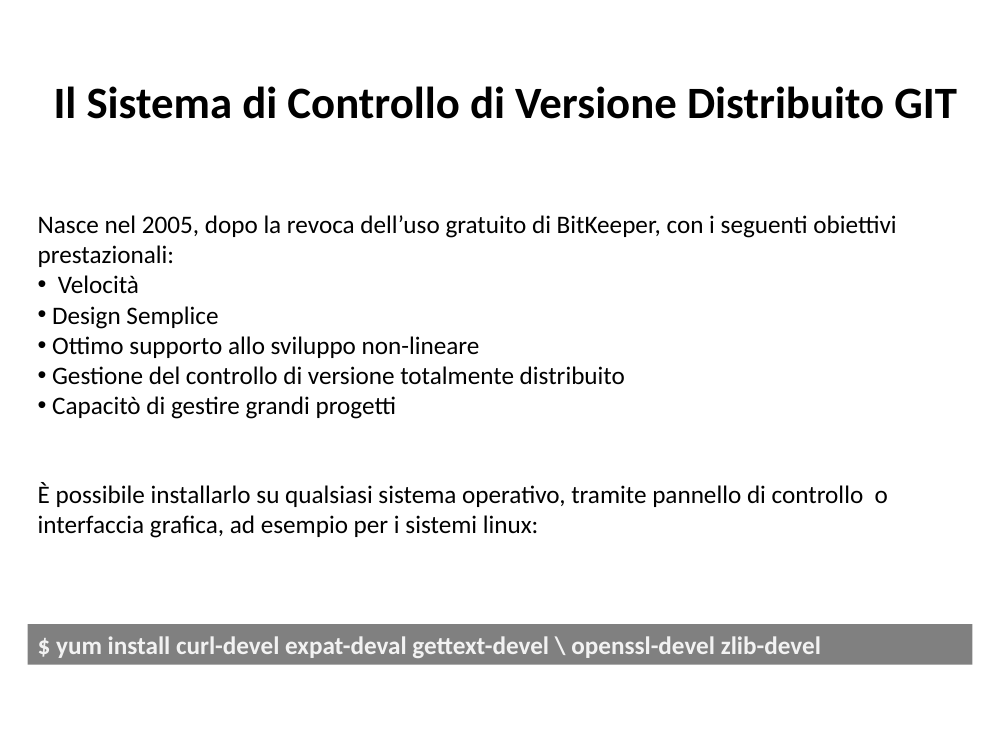
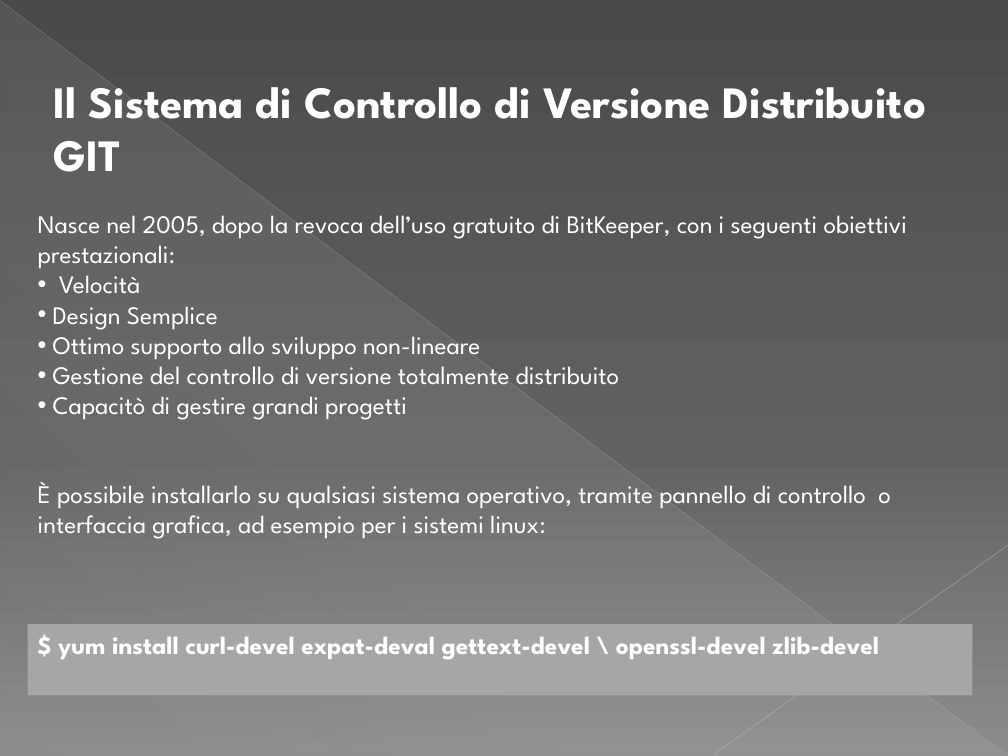
Before and after one commit to IlPep/PresentazioneLaurea, a slide deck: slide 5 of Presentazione tesi.pptx (slide 4 before the commit). Drawn at 1008x756 pixels with LibreOffice and Linux fonts; fonts in the diff are those of the drawing. Boxes give left, top, right and bottom in pixels: in the first picture for what was removed or moved away, otherwise in the second. Text is boxed around its words. In the diff, an @@ line names an element or a change of style, - is before the commit and + after.

```diff
--- a/Presentazione tesi.pptx
+++ b/Presentazione tesi.pptx
@@ background #FFFFFF to gradient #4A4A4A to #626262 to #8C8C8C @@
@@ line added from (0, 1) to (1007, 755), #BFBFBF 0.39 pt @@
@@ right triangle added at [1, 2, 1007, 756], fill gradient #D2D2D2 @@
@@ font Calibri to League Spartan, text colour #000000 to #FFFFFF in 3 elements at [38, 215, 907, 420], [38, 482, 891, 539], [54, 87, 926, 172] @@
@@ line added from (1008, 545) to (713, 755), #C6C6C6 0.47 pt @@
@@ rectangle "$ yum install curl-devel expat-deval ...": place and size @@
-rectangle "$ yum install curl-devel expat-deval ..." at [28, 624, 973, 664]
+rectangle "$ yum install curl-devel expat-deval ..." at [28, 624, 973, 696]
@@ rectangle "$ yum install curl-devel expat-deval ..." at [28, 624, 973, 696]: font Calibri to League Spartan, text colour #F2F2F2 to #FFFFFF; fill #808080 to #A6A6A6 @@
```
Also in this commit, not shown: 12 other slides changed, 4 slides added, 2 slides removed, 1 other file.
